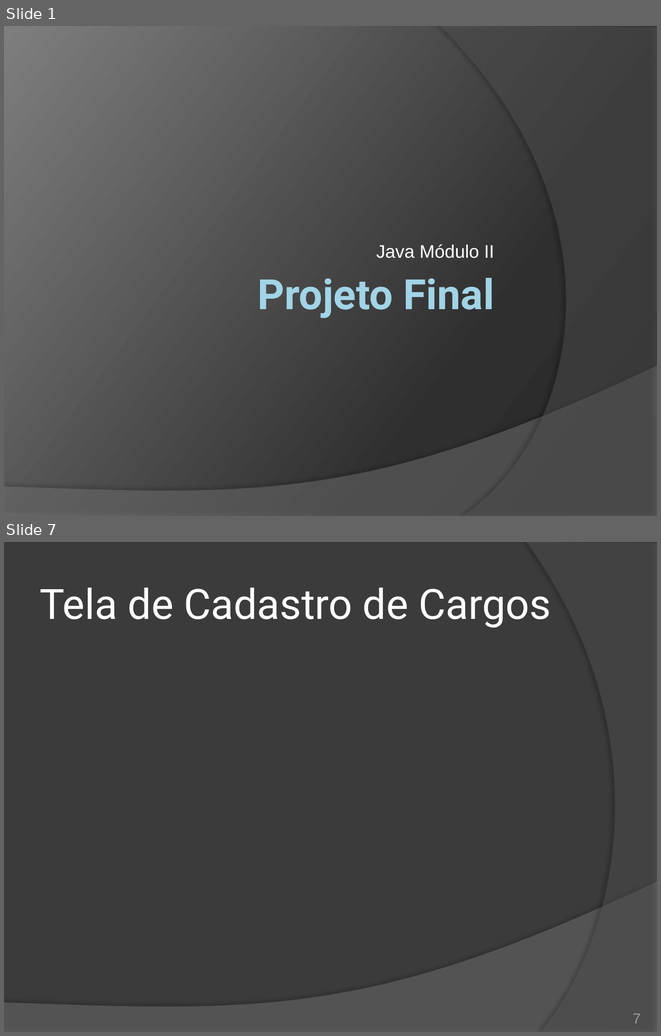
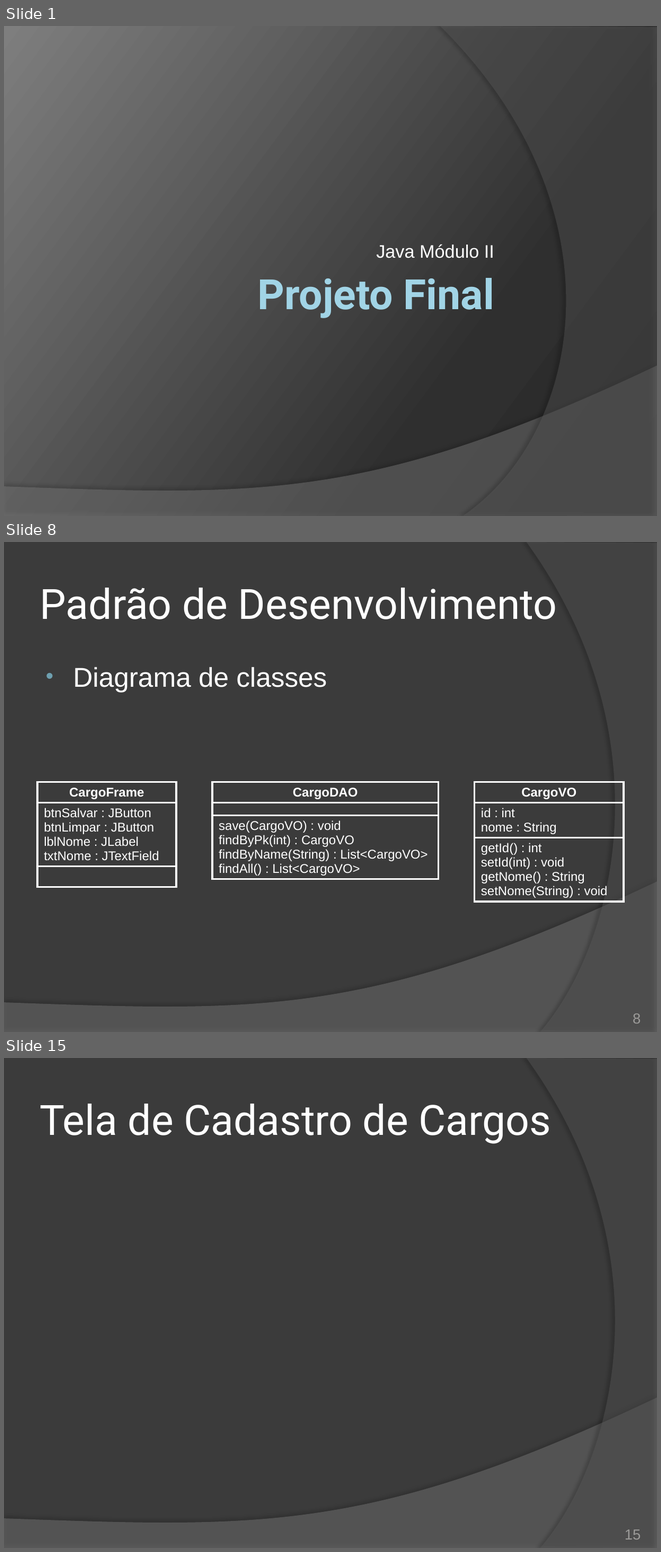
Before and after one commit to duchesqui/slzvieira-training, a slide deck: 2-Java-Programmer-Modulo-II/20.ProjetoFinal.pptx. Shown one above the other, each under a label of ours: slides 1 and 7 before the commit, slides 1, 8 and 15 after it; the slides between them are not shown. The pictures are 661x1036 and 661x1552 pixels, drawn with LibreOffice and Linux fonts; fonts in the diff are those of the drawing. Boxes give left, top, right and bottom in pixels: in the first picture for what was removed or moved away, otherwise in the second. Text is boxed around its words. In the diff, an @@ line names an element or a change of style, - is before the commit and + after.

```diff
--- a/2-Java-Programmer-Modulo-II/20.ProjetoFinal.pptx
+++ b/2-Java-Programmer-Modulo-II/20.ProjetoFinal.pptx
@@ slide 8 added at <box>4,542,657,1032</box>, background #3B3B3B; not listed: 2 template elements that a slide beside it also shows @@
@@ title added at <box>40,588,557,619</box>, 46 pt, text #FFFFFF @@
+Padrão de Desenvolvimento
@@ text added at <box>73,667,327,692</box>, 30 pt, text #FFFFFF @@
+• Diagrama de classes
@@ table added at <box>37,782,176,891</box>, 3 rows, 1 columns @@
+CargoFrame
+btnSalvar : JButton / btnLimpar : JButton / lblNome : JLabel / txtNome : JTextField
+
@@ table added at <box>212,782,438,884</box>, 3 rows, 1 columns @@
+CargoDAO
+
+save(CargoVO) : void / findByPk(int) : CargoVO / findByName(String) : List<CargoVO> / findAll() : List<CargoVO>
@@ table added at <box>474,782,623,908</box>, 3 rows, 1 columns @@
+CargoVO
+id : int / nome : String
+getId() : int / setId(int) : void / getNome() : String / setNome(String) : void
@@ page number added at <box>633,1013,641,1023</box>, 16 pt, text #9D9B9A @@
+8
@@ what was slide 7 is now slide 15 @@
@@ page number at <box>625,1529,641,1539</box>: text changed @@
-7
+15
```
Also in this commit, not shown: 4 slides changed, 8 other slides added, 1 slide removed, 6 other files.
